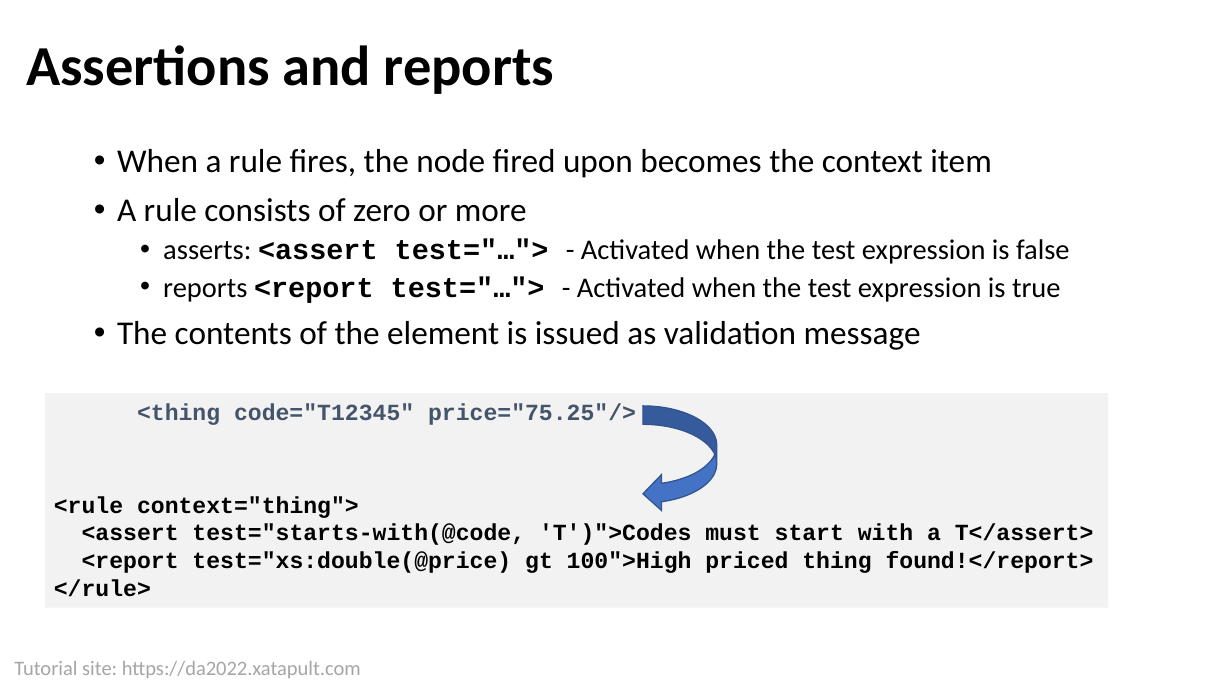
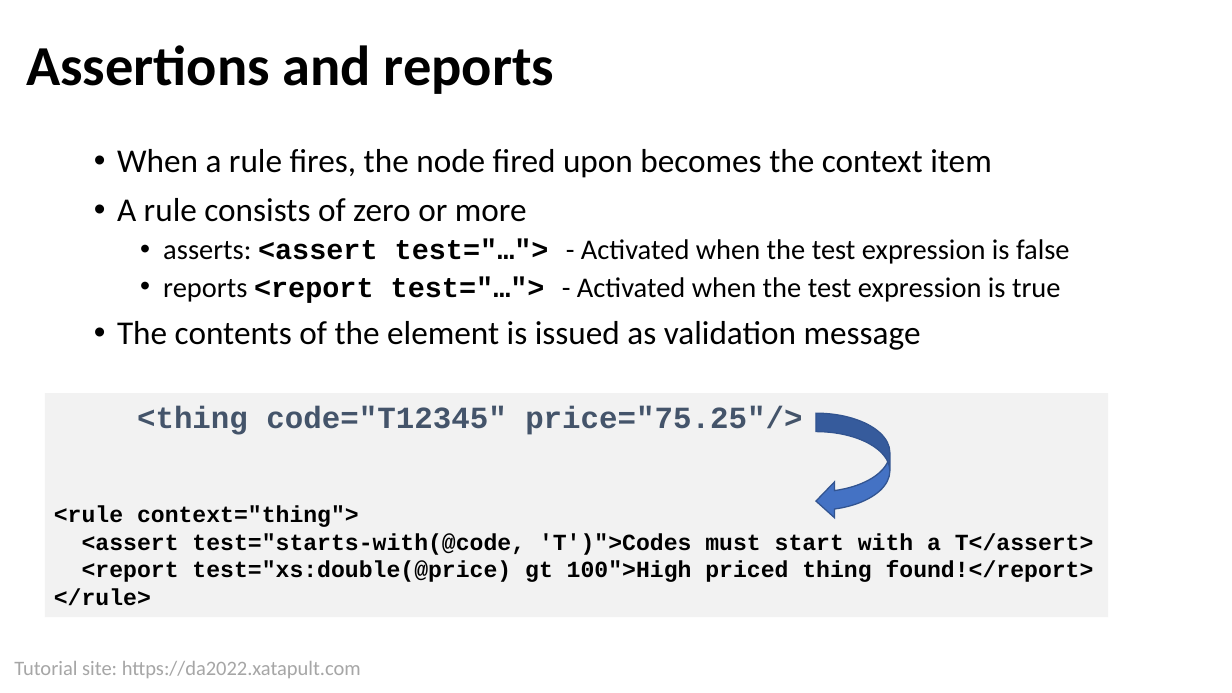
Before and after one commit to xatapult/da-2022-schematron, a slide deck: slide 11 of presentation/Schematron Tutorial DA 2022.pptx. Drawn at 1232x693 pixels with LibreOffice and Linux fonts; fonts in the diff are those of the drawing; background and template pictures are left out. Boxes give left, top, right and bottom in pixels: in the first picture for what was removed or moved away, otherwise in the second. Text is boxed around its words. In the diff, an @@ line names an element or a change of style, - is before the commit and + after.

```diff
--- a/presentation/Schematron Tutorial DA 2022.pptx
+++ b/presentation/Schematron Tutorial DA 2022.pptx
@@ rectangle "<thing code="T12345" price="75.25"/>": place and size @@
-rectangle "<thing code="T12345" price="75.25"/>" at [44, 394, 1108, 608]
+rectangle "<thing code="T12345" price="75.25"/>" at [44, 394, 1108, 617]
@@ text in rectangle at [137, 406, 802, 435]: size 18 to 24 pt in "<thing code="T12345" price="75.25"/>" @@
@@ curved left arrow: place and size @@
-curved left arrow at [643, 406, 717, 511]
+curved left arrow at [816, 413, 890, 518]
```
Also in this commit, not shown: 2 other slides changed, 21 other files.
